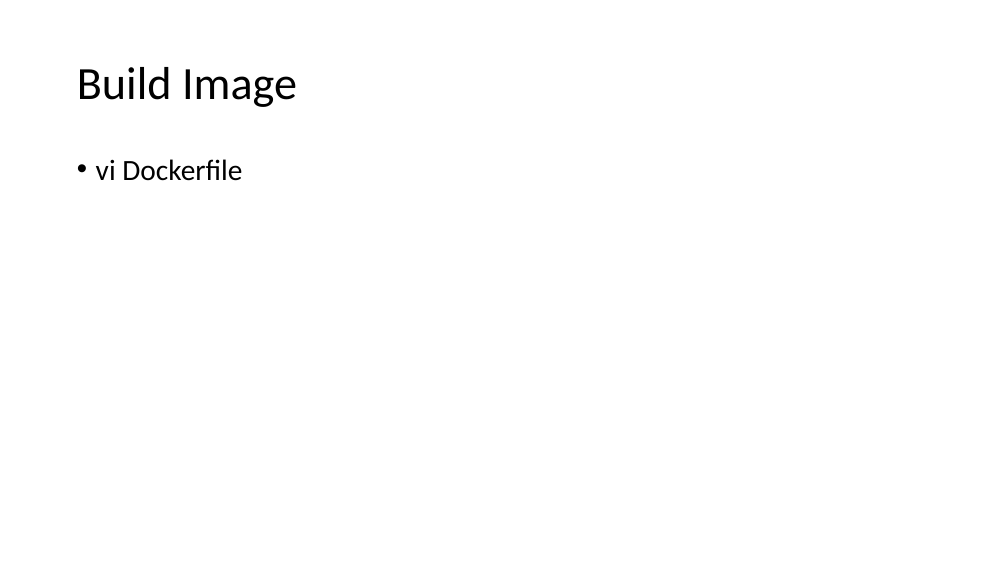
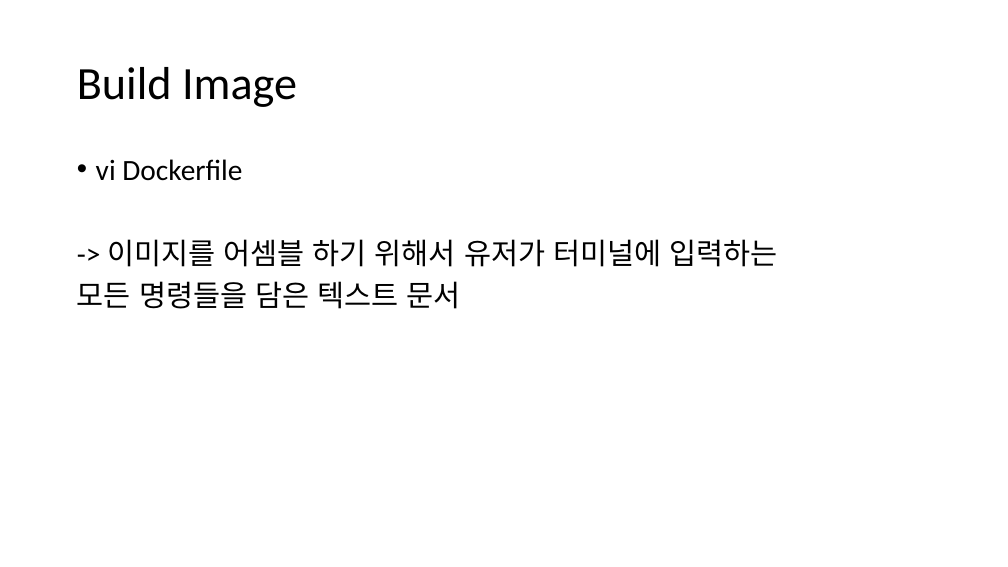
Before and after one commit to TrellixVulnTeam/weekly-seminar_YHWC, a slide deck: slide 12 of 1-Docker/Presentation.pptx. Drawn at 1008x567 pixels with LibreOffice and Linux fonts; fonts in the diff are those of the drawing. Boxes give left, top, right and bottom in pixels: in the first picture for what was removed or moved away, otherwise in the second. Text is boxed around its words. In the diff, an @@ line names an element or a change of style, - is before the commit and + after.

```diff
--- a/1-Docker/Presentation.pptx
+++ b/1-Docker/Presentation.pptx
@@ text at box(77, 239, 777, 309): paragraphs added @@
+-> 이미지를 어셈블 하기 위해서 유저가 터미널에 입력하는
+모든 명령들을 담은 텍스트 문서
```
Also in this commit, not shown: 3 other files.
